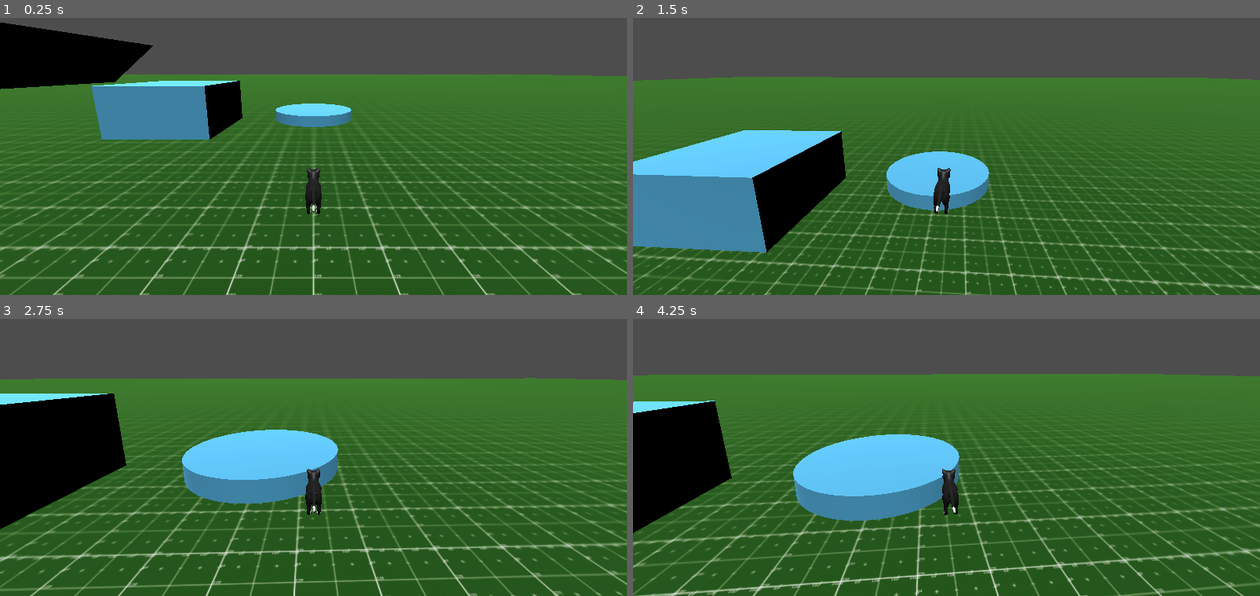
Above: before the commit, frames 1-4 (two rows, left to right).
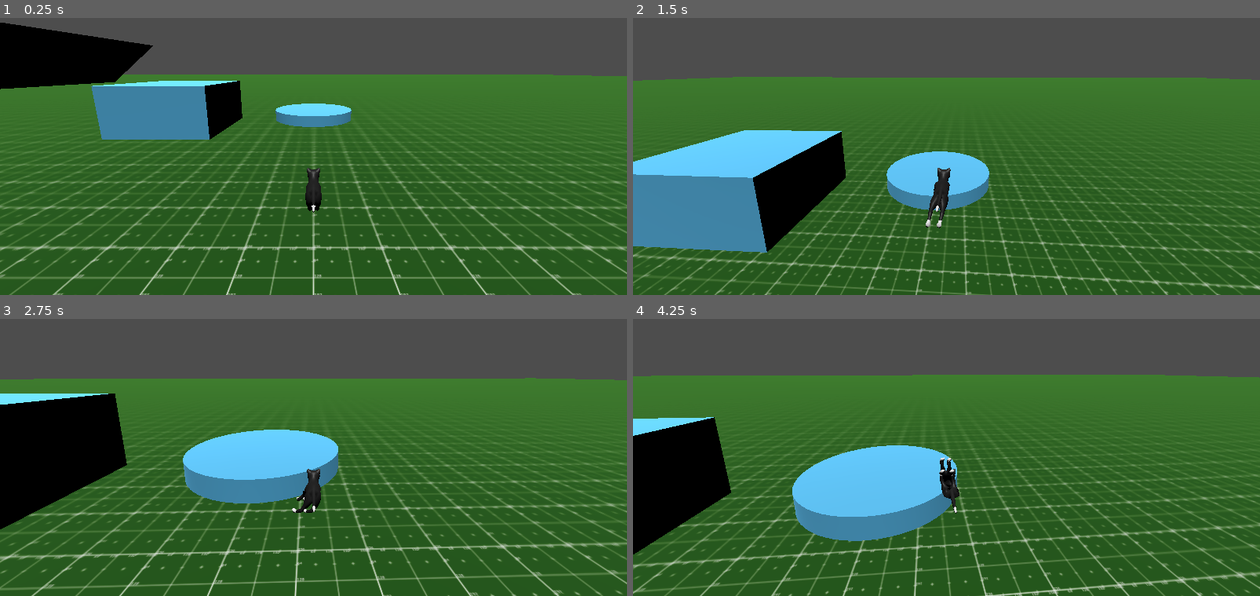
Above: after the commit, the same moments.

Repository: programerski-klub-fmf/cats-game
Game: Godot game, scene res://level/level.tscn
Two runs of this game, one before a commit and one after it. Both use one fixed random seed, a clock stepped at 60 frames per second and the inputs below.
Inputs (mouse positions are in pixels of both pictures, inside the frame that each line leads up to):
- Up to frame 1 (0.25 s): no input
- Up to frame 2 (1.5 s): tap Enter at 0.5 s; move the mouse to (977, 117) at 0.52 s; hold Shift (run) 0.53-1.28 s; hold W (forwards) from 0.53 s (still down); tap Space (jump) at 0.77 s; move the mouse to (915, 120) at 1.27 s; tap Shift (run) at 1.35 s
- Up to frame 3 (2.75 s): keep holding W (forwards); tap Space (jump) at 1.52 s; move the mouse to (326, 413) at 2.02 s; hold Shift (run) from 2.03 s (still down)
- Up to frame 4 (4.25 s): keep holding W (forwards); move the mouse to (940, 424) at 2.77 s; release Shift (run) at 2.78 s; tap Shift (run) at 2.85 s; tap Space (jump) at 3.02, 3.77 s; move the mouse to (990, 424) at 3.52 s; hold Shift (run) from 3.53 s (still down)

The runs differ from the first frame. In frame 1, less than 0.1% of the frame differs, in the area x 48-52%, y 59-71%; in frame 2, 0.5%; in frame 3, 4.0%; in frame 4, 18%, in the area x 0-100%, y 19-100%.

Commit message:
Poskus postopkovne animacije za hojo z IK.

Diff:
--- /dev/null
+++ b/player/ik_target.gd
@@ -0,0 +1,35 @@
+extends Marker3D
+
+@export var step_target: Node3D
+@export var step_distance: float = 0.5
+@export var step_height: float = 0.1
+
+# TODO: step_distance should be at topmost player level
+
+# TODO: this logic should be better integreted into PlayerStateMachine
+
+func _process(delta: float) -> void:
+	var distance_to_step_target = abs(
+		global_position.distance_to(step_target.global_position)
+		)
+	if distance_to_step_target > step_distance:
+		step()
+
+func step():
+	var target_position = step_target.global_position
+	var half_way = (global_position + target_position) / 2
+	var half_step_time = 0.15
+
+	var t = get_tree().create_tween()
+	t.tween_property(
+		self,
+		"global_position",
+		half_way + step_height * owner.basis.y,
+		half_step_time
+	)
+	t.tween_property(
+		self,
+		"global_position",
+		target_position - 0.2 * owner.basis.z,
+		half_step_time
+	)
--- a/player/player.gd
+++ b/player/player.gd
@@ -7,7 +7,7 @@
 @export var pitch_speed := 1.0
 
 @export var acceleration := 20.0
-@export var walk_speed := 5.0
+@export var walk_speed := 1.0
 @export var run_speed := 9.0
 @export var jump_velocity := 6.0
 @export var rotation_speed := 8.0
--- a/player/player.tscn
+++ b/player/player.tscn
@@ -1,10 +1,13 @@
-[gd_scene load_steps=10 format=3 uid="uid://43wunqncjbf3"]
+[gd_scene load_steps=13 format=3 uid="uid://43wunqncjbf3"]
 
 [ext_resource type="Script" path="res://player/player.gd" id="1_v2xxb"]
 [ext_resource type="PackedScene" uid="uid://pqnn7olx56it" path="res://assets/meshes/cat.glb" id="2_urwwe"]
 [ext_resource type="Script" path="res://player/player_state_machine.gd" id="2_xdkyd"]
+[ext_resource type="Script" path="res://player/start_ik.gd" id="3_5pviq"]
 [ext_resource type="Script" path="res://player/states/on_ground/idle.gd" id="3_ycye7"]
+[ext_resource type="Script" path="res://player/ik_target.gd" id="4_8gesx"]
 [ext_resource type="Script" path="res://player/states/in_air/jump.gd" id="4_67ksm"]
+[ext_resource type="Script" path="res://player/step_ray.gd" id="4_b2uw6"]
 [ext_resource type="Script" path="res://player/states/on_ground/walk.gd" id="5_iqfve"]
 [ext_resource type="Script" path="res://player/states/on_ground/run.gd" id="6_laxlk"]
 [ext_resource type="Script" path="res://player/states/in_air/fall.gd" id="7_htx02"]
@@ -14,6 +17,7 @@
 
 [node name="Player" type="CharacterBody3D"]
 script = ExtResource("1_v2xxb")
+walk_speed = 0.9
 
 [node name="cat" parent="." instance=ExtResource("2_urwwe")]
 transform = Transform3D(3, 0, 0, 0, 3, 0, 0, 0, 3, 0, 0, 0)
@@ -22,45 +26,91 @@
 process_priority = 1
 root_bone = &"front_shoulder.L"
 tip_bone = &"front_pointer.L"
-use_magnet = true
 magnet = Vector3(0, 10, 0)
 target_node = NodePath("../../IKTargetFL")
+script = ExtResource("3_5pviq")
 
 [node name="FrontRightIK" type="SkeletonIK3D" parent="cat/kitty_0012/Skeleton3D" index="2"]
 process_priority = 1
 root_bone = &"front_shoulder.R"
 tip_bone = &"front_pointer.R"
-use_magnet = true
 magnet = Vector3(0, 10, 0)
 target_node = NodePath("../../IKTargetFR")
+script = ExtResource("3_5pviq")
 
-[node name="RearLeftIK" type="SkeletonIK3D" parent="cat/kitty_0012/Skeleton3D" index="3"]
+[node name="BackLeftIK" type="SkeletonIK3D" parent="cat/kitty_0012/Skeleton3D" index="3"]
 process_priority = 1
 root_bone = &"shoulder.L"
 tip_bone = &"back_pointer.L"
-use_magnet = true
 magnet = Vector3(0, 10, 0)
-target_node = NodePath("../../IKTargetRL")
+target_node = NodePath("../../IKTargetBL")
+script = ExtResource("3_5pviq")
 
-[node name="RearRightIK" type="SkeletonIK3D" parent="cat/kitty_0012/Skeleton3D" index="4"]
+[node name="BackRightIK" type="SkeletonIK3D" parent="cat/kitty_0012/Skeleton3D" index="4"]
 process_priority = 1
 root_bone = &"shoulder.R"
 tip_bone = &"back_pointer.R"
-use_magnet = true
 magnet = Vector3(0, 10, 0)
-target_node = NodePath("../../IKTargetRR")
+target_node = NodePath("../../IKTargetBR")
+script = ExtResource("3_5pviq")
 
-[node name="IKTargetFL" type="Marker3D" parent="cat/kitty_0012" index="1"]
+[node name="IKTargetFL" type="Marker3D" parent="cat/kitty_0012" index="1" node_paths=PackedStringArray("step_target")]
 transform = Transform3D(1, 0, 0, 0, 1, 0, 0, 0, 1, -0.0193957, 0.0194366, -0.0465527)
+top_level = true
+script = ExtResource("4_8gesx")
+step_target = NodePath("../StepTartgetContainer/StepTargetFL")
 
-[node name="IKTargetFR" type="Marker3D" parent="cat/kitty_0012" index="2"]
+[node name="IKTargetFR" type="Marker3D" parent="cat/kitty_0012" index="2" node_paths=PackedStringArray("step_target")]
 transform = Transform3D(1, 0, 0, 0, 1, 0, 0, 0, 1, 0.0234176, 0.0195013, -0.0465476)
+top_level = true
+script = ExtResource("4_8gesx")
+step_target = NodePath("../StepTartgetContainer/StepTargetFR")
 
-[node name="IKTargetRL" type="Marker3D" parent="cat/kitty_0012" index="3"]
+[node name="IKTargetBL" type="Marker3D" parent="cat/kitty_0012" index="3" node_paths=PackedStringArray("step_target")]
 transform = Transform3D(1, 0, 0, 0, 1, 0, 0, 0, 1, -0.0307736, 0.0118147, 0.0683695)
+top_level = true
+script = ExtResource("4_8gesx")
+step_target = NodePath("../StepTartgetContainer/StepTargetBL")
 
-[node name="IKTargetRR" type="Marker3D" parent="cat/kitty_0012" index="4"]
+[node name="IKTargetBR" type="Marker3D" parent="cat/kitty_0012" index="4" node_paths=PackedStringArray("step_target")]
 transform = Transform3D(1, 0, 0, 0, 1, 0, 0, 0, 1, 0.0315008, 0.0118146, 0.0678401)
+top_level = true
+script = ExtResource("4_8gesx")
+step_target = NodePath("../StepTartgetContainer/StepTargetBR")
+
+[node name="StepTartgetContainer" type="Node3D" parent="cat/kitty_0012" index="5"]
+
+[node name="StepTargetFL" type="Marker3D" parent="cat/kitty_0012/StepTartgetContainer"]
+transform = Transform3D(1, 5.46376e-08, 1.5522e-09, 5.46376e-08, 1, -9.93411e-08, 1.5522e-09, -9.4374e-08, 1, -0.0193957, 0.0194359, -0.0465527)
+
+[node name="RayFL" type="RayCast3D" parent="cat/kitty_0012/StepTartgetContainer/StepTargetFL" node_paths=PackedStringArray("step_target")]
+transform = Transform3D(0.099863, 0.0052336, -7.89752e-11, -0.00522643, 0.0997261, -0.0052336, -0.000273906, 0.00522643, 0.099863, 2.6077e-08, 0.145843, -3.72529e-08)
+script = ExtResource("4_b2uw6")
+step_target = NodePath("..")
+
+[node name="StepTargetFR" type="Marker3D" parent="cat/kitty_0012/StepTartgetContainer"]
+transform = Transform3D(1, -5.46376e-08, -1.5522e-09, -5.46376e-08, 1, -9.93411e-08, -1.5522e-09, -9.4374e-08, 1, 0.0234176, 0.0195009, -0.0465476)
+
+[node name="RayFR" type="RayCast3D" parent="cat/kitty_0012/StepTartgetContainer/StepTargetFR" node_paths=PackedStringArray("step_target")]
+transform = Transform3D(0.099863, -0.0052336, 7.89752e-11, 0.00522643, 0.0997261, -0.0052336, 0.000273906, 0.00522643, 0.099863, -2.23517e-08, 0.145843, -3.72529e-08)
+script = ExtResource("4_b2uw6")
+step_target = NodePath("..")
+
+[node name="StepTargetBL" type="Marker3D" parent="cat/kitty_0012/StepTartgetContainer"]
+transform = Transform3D(1, 5.46376e-08, -1.5522e-09, 5.46376e-08, 1, 9.93411e-08, -1.5522e-09, 9.4374e-08, 1, -0.0307736, 0.0118139, 0.0683695)
+
+[node name="RayBL" type="RayCast3D" parent="cat/kitty_0012/StepTartgetContainer/StepTargetBL" node_paths=PackedStringArray("step_target")]
+transform = Transform3D(0.099863, 0.0052336, 7.89752e-11, -0.00522643, 0.0997261, 0.0052336, 0.000273906, -0.00522643, 0.099863, 1.86265e-08, 0.145843, 1.49012e-08)
+script = ExtResource("4_b2uw6")
+step_target = NodePath("..")
+
+[node name="StepTargetBR" type="Marker3D" parent="cat/kitty_0012/StepTartgetContainer"]
+transform = Transform3D(1, -5.46376e-08, 1.5522e-09, -5.46376e-08, 1, 9.93411e-08, 1.5522e-09, 9.4374e-08, 1, 0.0315008, 0.0118139, 0.0678401)
+
+[node name="RayBR" type="RayCast3D" parent="cat/kitty_0012/StepTartgetContainer/StepTargetBR" node_paths=PackedStringArray("step_target")]
+transform = Transform3D(0.099863, -0.0052336, -7.89752e-11, 0.00522643, 0.0997261, 0.0052336, -0.000273906, -0.00522643, 0.099863, -2.23517e-08, 0.145843, 2.98023e-08)
+script = ExtResource("4_b2uw6")
+step_target = NodePath("..")
 
 [node name="CollisionShape3D" type="CollisionShape3D" parent="."]
 transform = Transform3D(0.6, 0, 0, 0, -2.62268e-08, -0.6, 0, 0.6, -2.62268e-08, 0, 0.251838, 0)
--- /dev/null
+++ b/player/start_ik.gd
@@ -0,0 +1,8 @@
+@tool
+
+extends SkeletonIK3D
+
+
+func _ready() -> void:
+	start()
+	# TODO: Ta skripta mora biti lepse umescena v PlayerStateMachine
--- /dev/null
+++ b/player/step_ray.gd
@@ -0,0 +1,8 @@
+extends RayCast3D
+
+@export var step_target: Node3D
+
+#func _physics_process(delta: float) -> void:
+#	var hit_point = get_collision_point()
+#	if hit_point:
+#		step_target.global_position = hit_point
